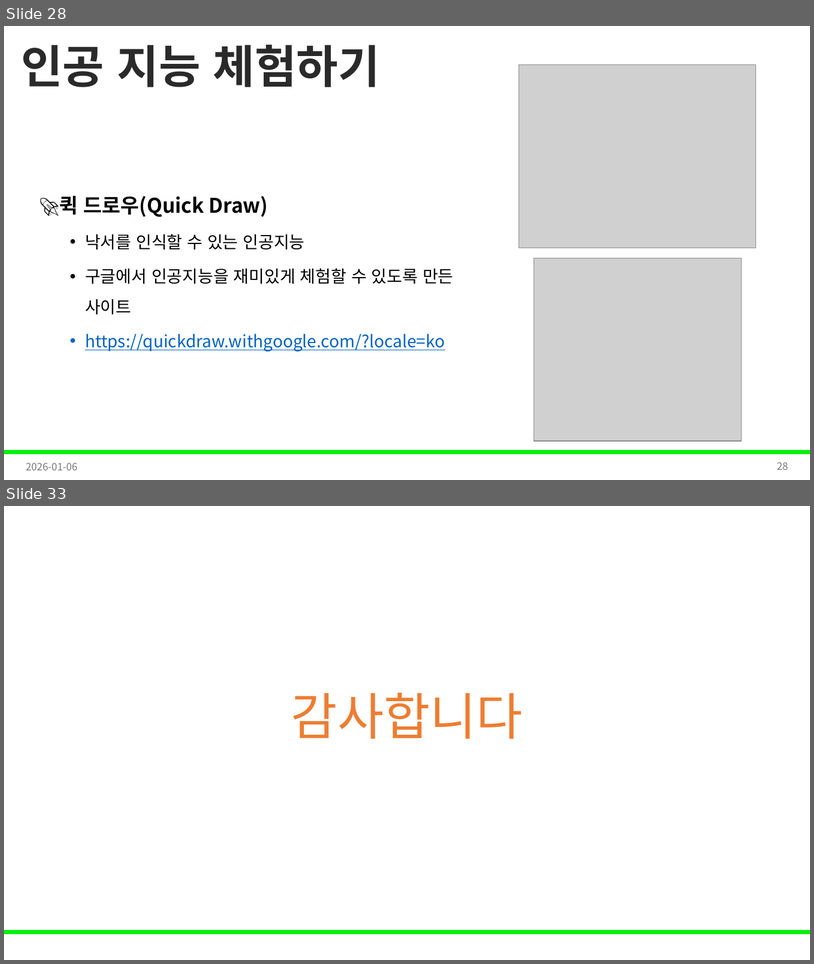
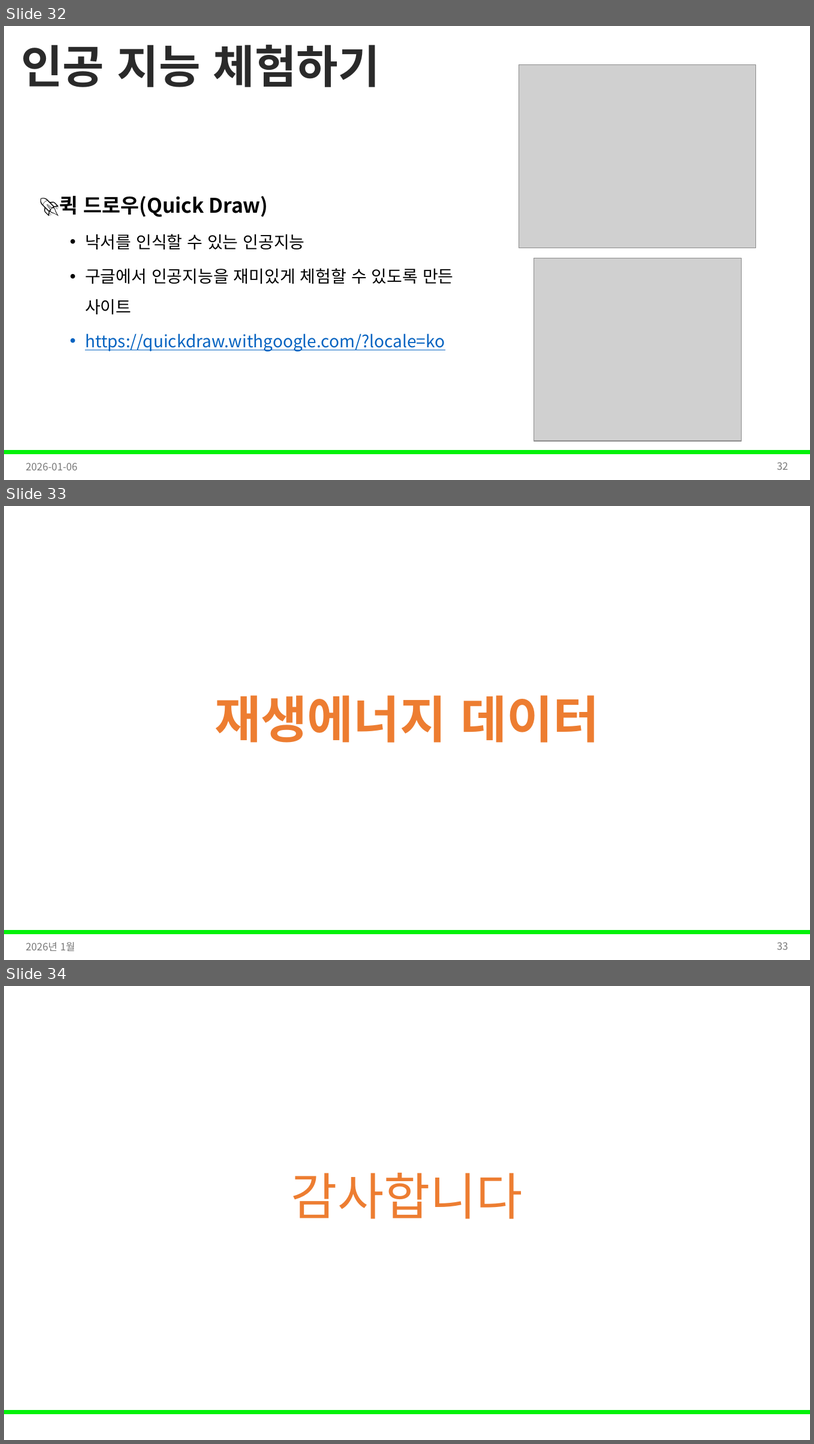
Before and after one commit to Leader-Lesson/KDT_RE_5th, a slide deck: material/5_AI/01_AI기초.pptx. Shown one above the other, each under a label of ours: slides 28 and 33 before the commit, slides 32, 33 and 34 after it; the slides between them are not shown. The pictures are 814x964 and 814x1444 pixels, drawn with LibreOffice and Linux fonts; fonts in the diff are those of the drawing; grey boxes stand for pictures; background and template pictures are left out. Boxes give left, top, right and bottom in pixels: in the first picture for what was removed or moved away, otherwise in the second. Text is boxed around its words. In the diff, an @@ line names an element or a change of style, - is before the commit and + after.

```diff
--- a/material/5_AI/01_AI기초.pptx
+++ b/material/5_AI/01_AI기초.pptx
@@ slide 33 added at [4, 506, 810, 960], background #FFFFFF; not listed: 1 template element that a slide beside it also shows @@
@@ title added at [215, 695, 600, 742], 60 pt, text #ED7D31, bold @@
+재생에너지 데이터
@@ text added at [26, 942, 75, 951], 12 pt, text #797979 @@
+2026년 1월
@@ page number added at [777, 942, 789, 949], 12 pt, text #797979 @@
+33
@@ what was slide 28 is now slide 32 @@
@@ page number at [777, 462, 789, 469]: text changed @@
-28
+32
@@ what was slide 33 is now slide 34 @@
```
Also in this commit, not shown: 2 slides changed, 1 other file.
